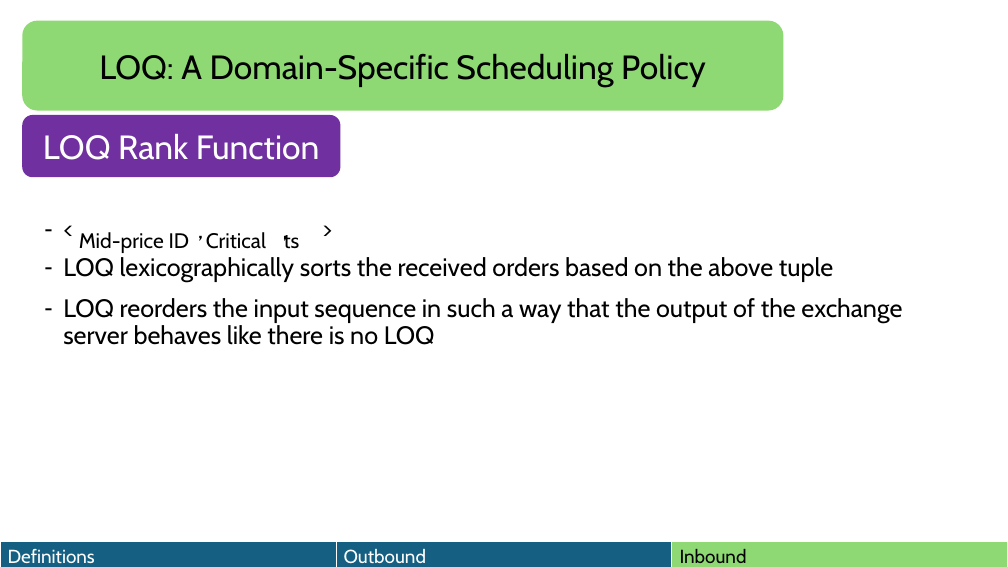
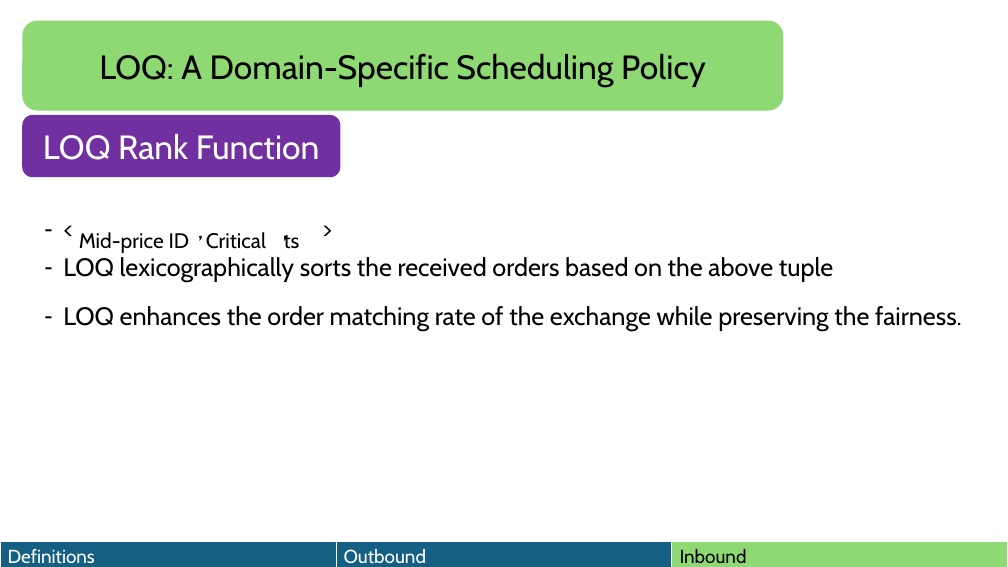
Before and after one commit to HaseebLUMS/Onyx-Presentation, a slide deck: slide 84 of thesis-latency-fairness.pptx. Drawn at 1008x567 pixels with LibreOffice and Linux fonts; fonts in the diff are those of the drawing. Boxes give left, top, right and bottom in pixels: in the first picture for what was removed or moved away, otherwise in the second. Text is boxed around its words. In the diff, an @@ line names an element or a change of style, - is before the commit and + after.

Commit message:
update presentation

```diff
--- a/thesis-latency-fairness.pptx
+++ b/thesis-latency-fairness.pptx
@@ text at (63,306,962,331): text changed @@
-– LOQ reorders the input sequence in such a way that the output of the exchange server behaves like there is no LOQ
+– LOQ enhances the order matching rate of the exchange while preserving the fairness.
```
